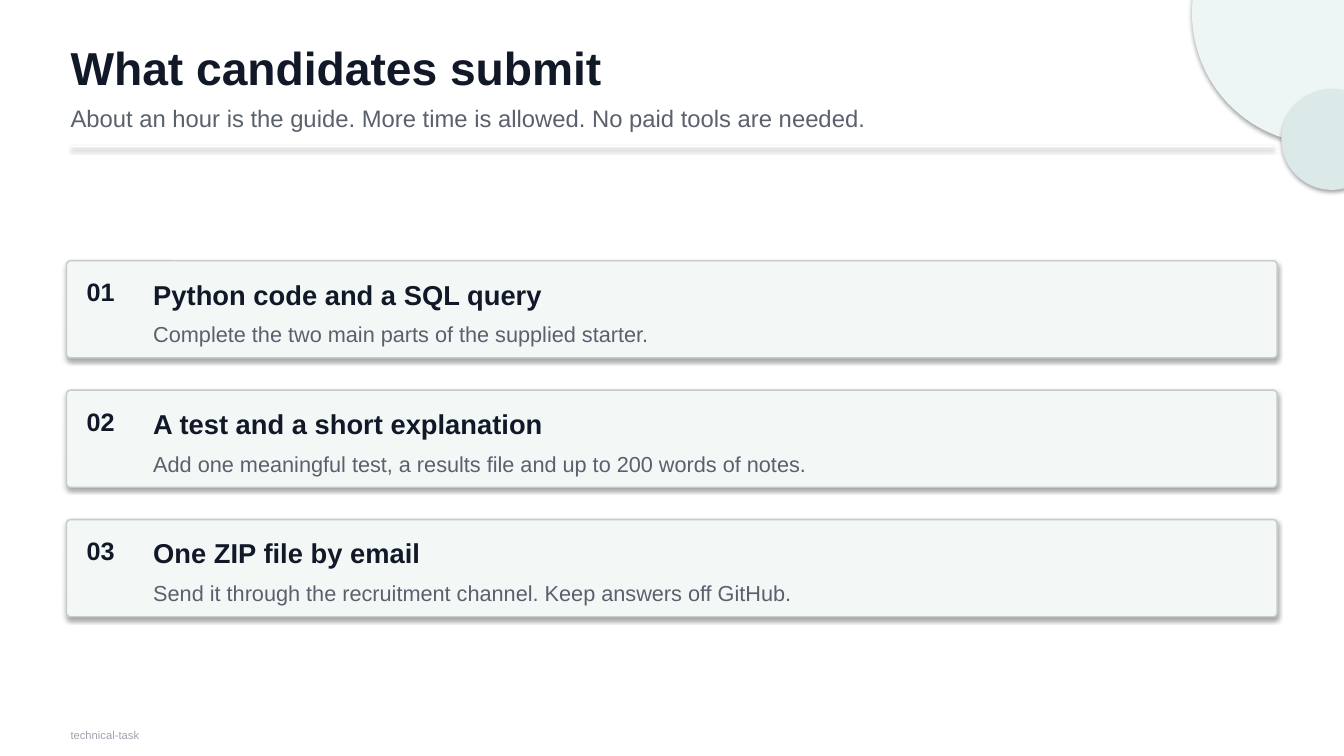
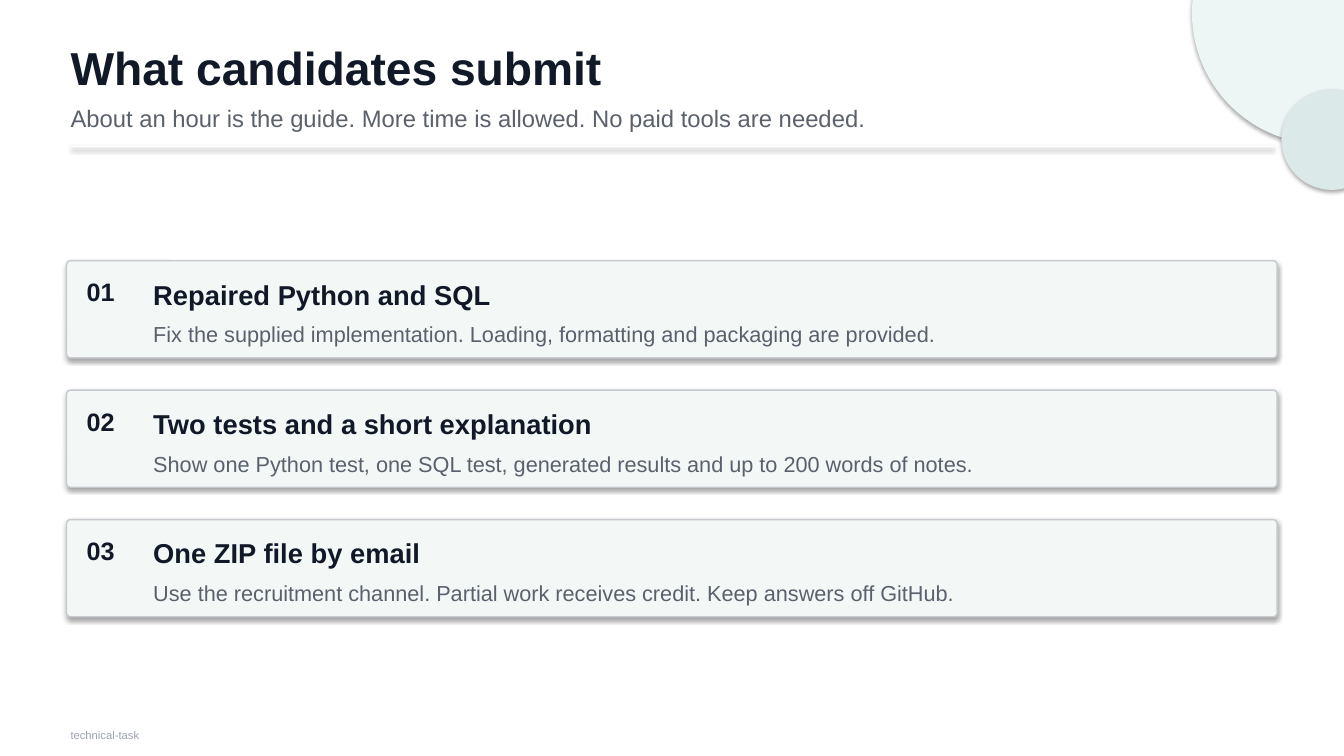
Before and after one commit to Jasonada13/ai-solutions-intern-task, a slide deck: slide 3 of docs/technical-task.pptx. Drawn at 1344x756 pixels with LibreOffice and Linux fonts; fonts in the diff are those of the drawing. Boxes give left, top, right and bottom in pixels: in the first picture for what was removed or moved away, otherwise in the second. Text is boxed around its words. In the diff, an @@ line names an element or a change of style, - is before the commit and + after.

```diff
--- a/docs/technical-task.pptx
+++ b/docs/technical-task.pptx
@@ text at bbox=[153, 285, 490, 309]: text changed @@
-Python code and a SQL query
+Repaired Python and SQL
@@ text at bbox=[153, 326, 935, 347]: text changed @@
-Complete the two main parts of the supplied starter.
+Fix the supplied implementation. Loading, formatting and packaging are provided.
@@ text at bbox=[153, 414, 592, 439]: text changed @@
-A test and a short explanation
+Two tests and a short explanation
@@ text at bbox=[153, 456, 973, 477]: text changed @@
-Add one meaningful test, a results file and up to 200 words of notes.
+Show one Python test, one SQL test, generated results and up to 200 words of notes.
@@ text at bbox=[153, 585, 953, 606]: text changed @@
-Send it through the recruitment channel. Keep answers off GitHub.
+Use the recruitment channel. Partial work receives credit. Keep answers off GitHub.
```
Also in this commit, not shown: 5 other slides changed, 13 other files.
